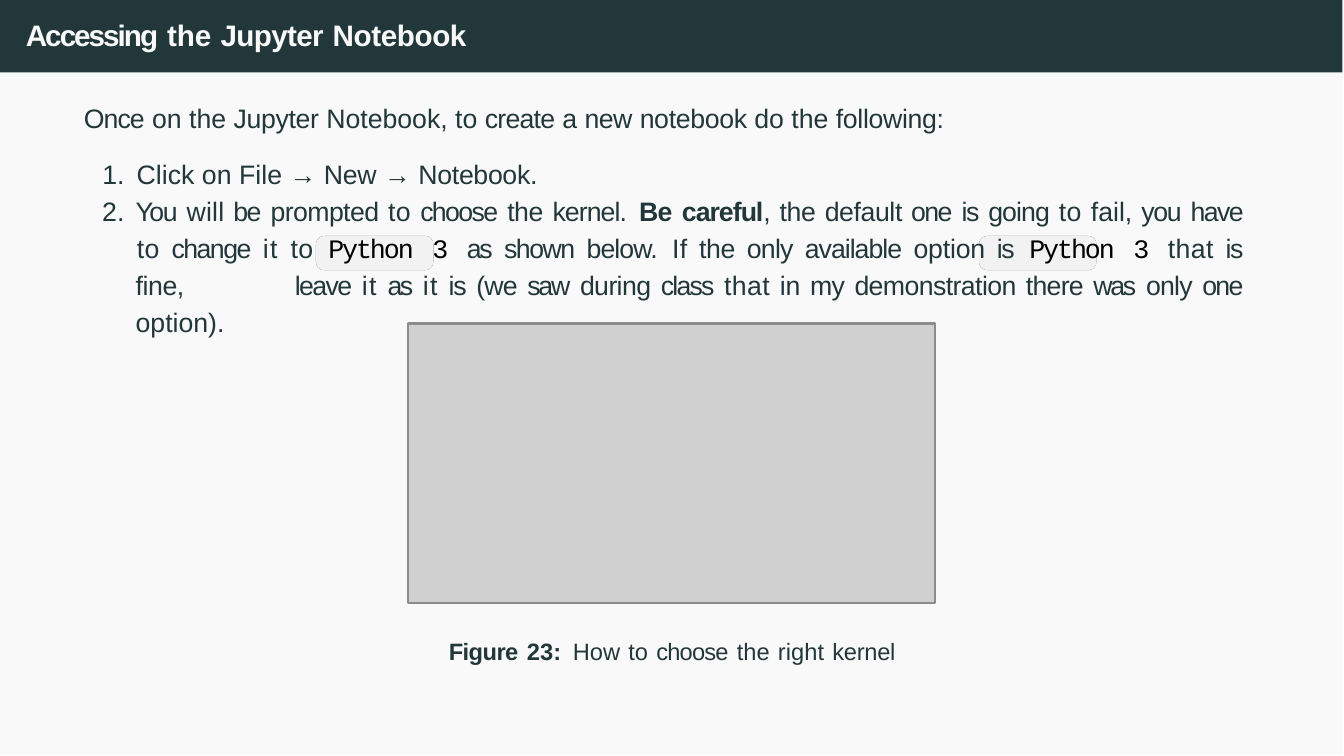
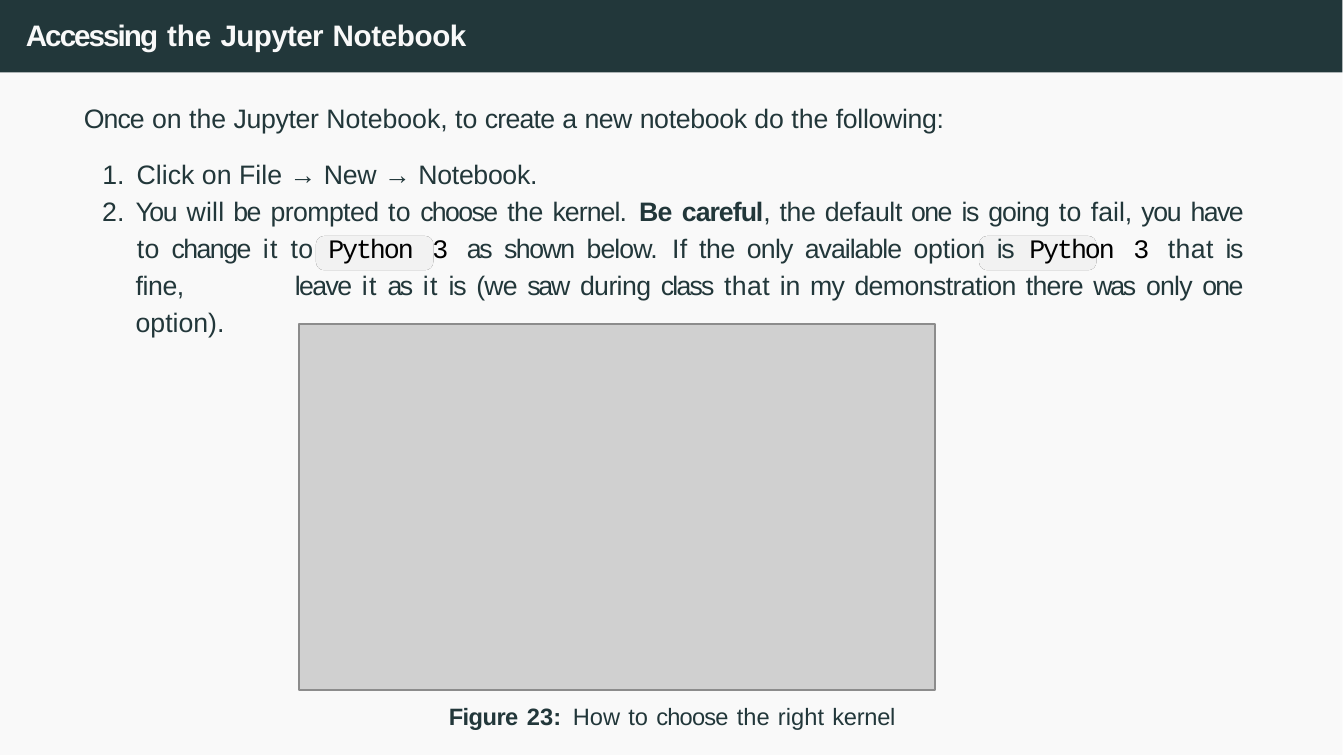
Before and after one commit to joanpaucm/HPDCB, a slide deck: slide 48 of src/slides/Session 3 - Introduction to AWS + EC2-2026.pptx (slide 50 before the commit). Drawn at 1344x756 pixels with LibreOffice and Linux fonts; fonts in the diff are those of the drawing; grey boxes stand for pictures. Boxes give left, top, right and bottom in pixels: in the first picture for what was removed or moved away, otherwise in the second. Text is boxed around its words. In the diff, an @@ line names an element or a change of style, - is before the commit and + after.

```diff
--- a/src/slides/Session 3 - Introduction to AWS + EC2-2026.pptx
+++ b/src/slides/Session 3 - Introduction to AWS + EC2-2026.pptx
@@ picture: place and size @@
-picture at (407,324,933,603)
+picture at (298,324,933,690)
@@ text "Figure 23: How to choose ...": place and size @@
-text "Figure 23: How to choose ..." at (449,643,895,665)
+text "Figure 23: How to choose ..." at (449,708,895,730)
```
Also in this commit, not shown: 6 other slides changed, 2 slides removed, 3 other files.
